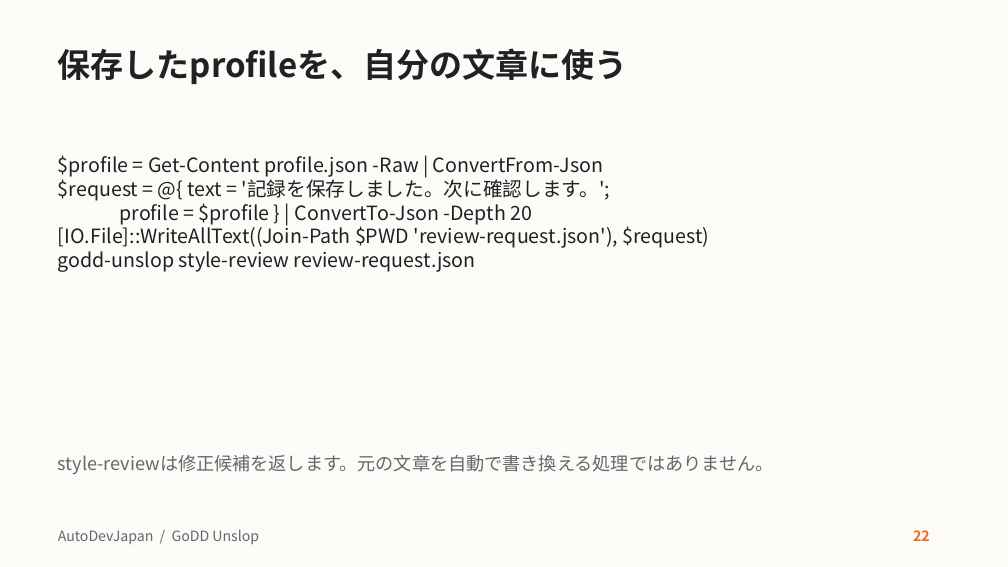
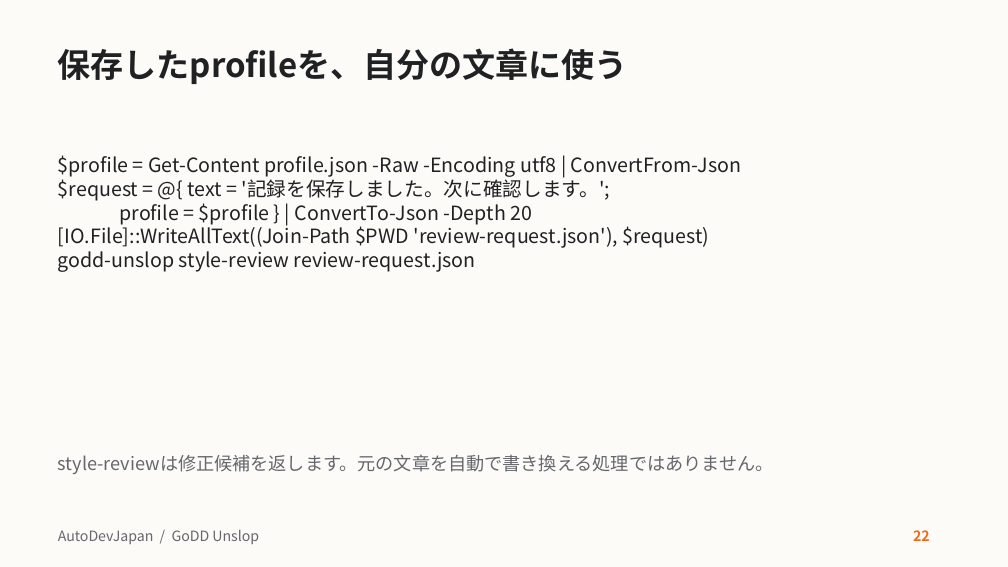
Before and after one commit to AutoDevJapan/GoDD-Unslop, a slide deck: slide 22 of docs/user-guide.pptx. Drawn at 1008x567 pixels with LibreOffice and Linux fonts; fonts in the diff are those of the drawing. Boxes give left, top, right and bottom in pixels: in the first picture for what was removed or moved away, otherwise in the second. Text is boxed around its words. In the diff, an @@ line names an element or a change of style, - is before the commit and + after.

```diff
--- a/docs/user-guide.pptx
+++ b/docs/user-guide.pptx
@@ text at [58,155,741,177]: text changed @@
-$profile = Get-Content profile.json -Raw | ConvertFrom-Json
+$profile = Get-Content profile.json -Raw -Encoding utf8 | ConvertFrom-Json
```
Also in this commit, not shown: 2 other slides changed, 1 other file.
